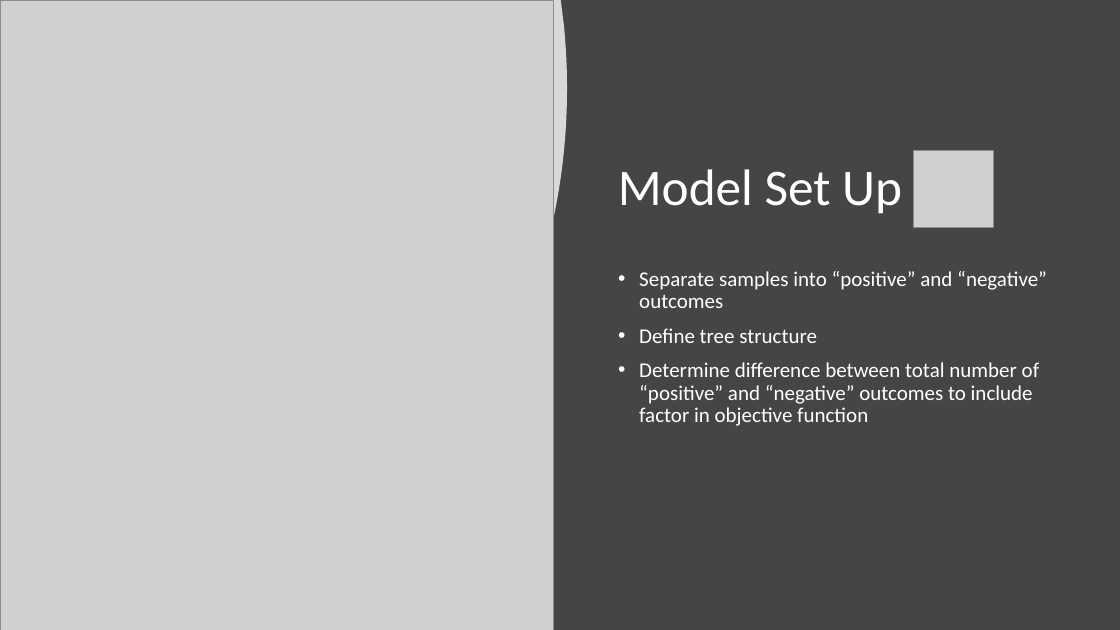
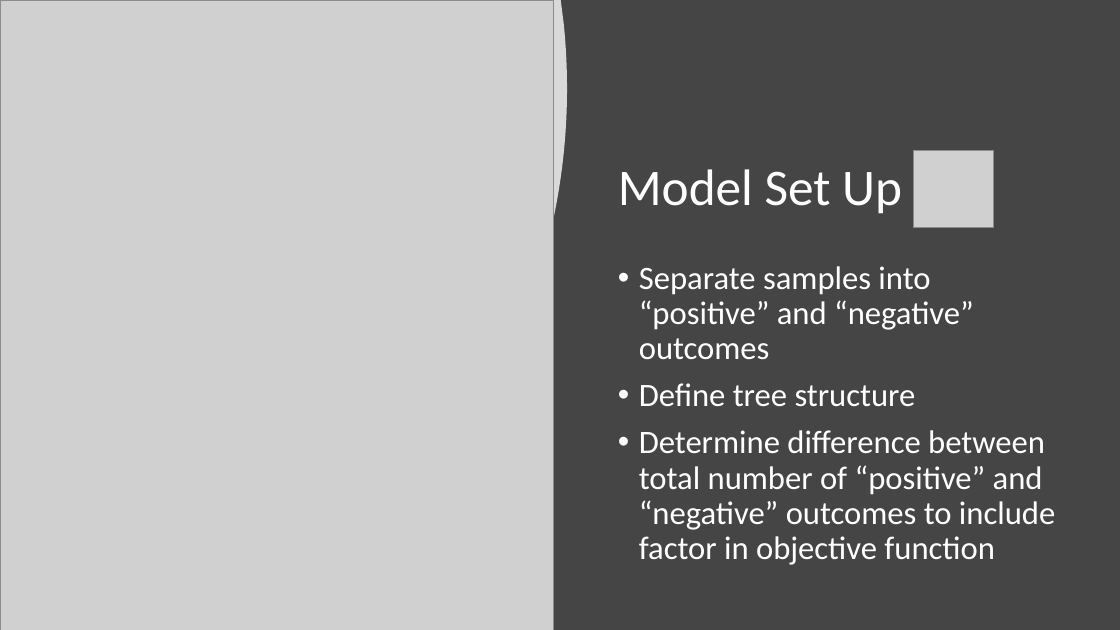
Before and after one commit to DillWithIt77/D2P-Spring-2021, a slide deck: slide 6 of Trees Get Degrees.pptx (slide 5 before the commit). Drawn at 1120x630 pixels with LibreOffice and Linux fonts; fonts in the diff are those of the drawing; grey boxes stand for pictures. Boxes give left, top, right and bottom in pixels: in the first picture for what was removed or moved away, otherwise in the second. Text is boxed around its words. In the diff, an @@ line names an element or a change of style, - is before the commit and + after.

```diff
--- a/Trees Get Degrees.pptx
+++ b/Trees Get Degrees.pptx
@@ text "Separate samples into “positive” and ..." at bbox=[639, 266, 1055, 565]: size 18 to 28 pt @@
```
Also in this commit, not shown: 4 other slides changed, 1 slide added.
